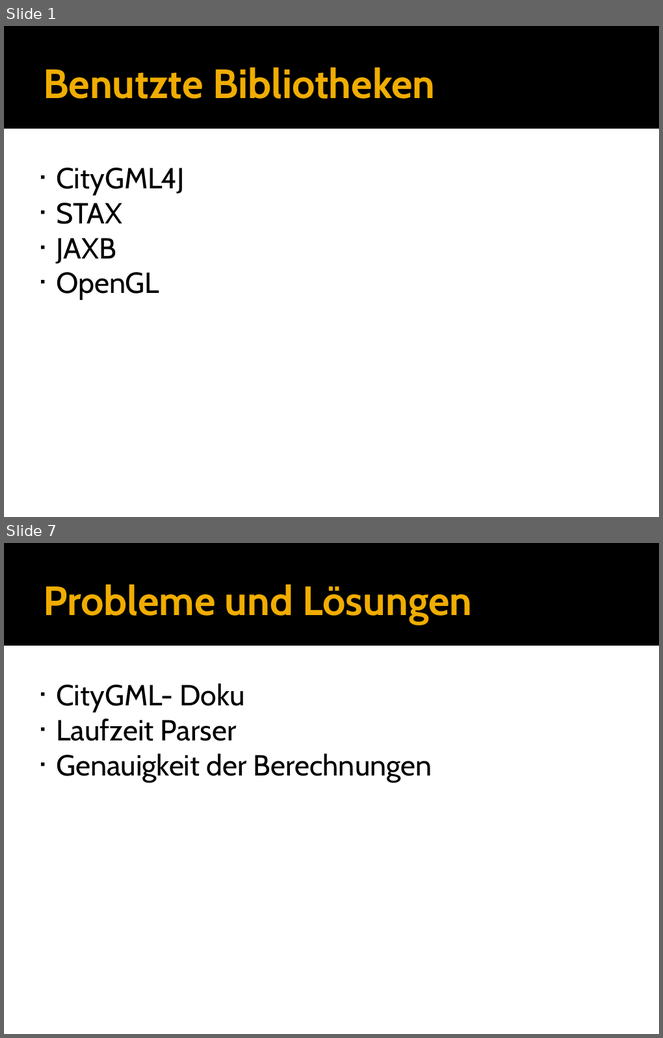
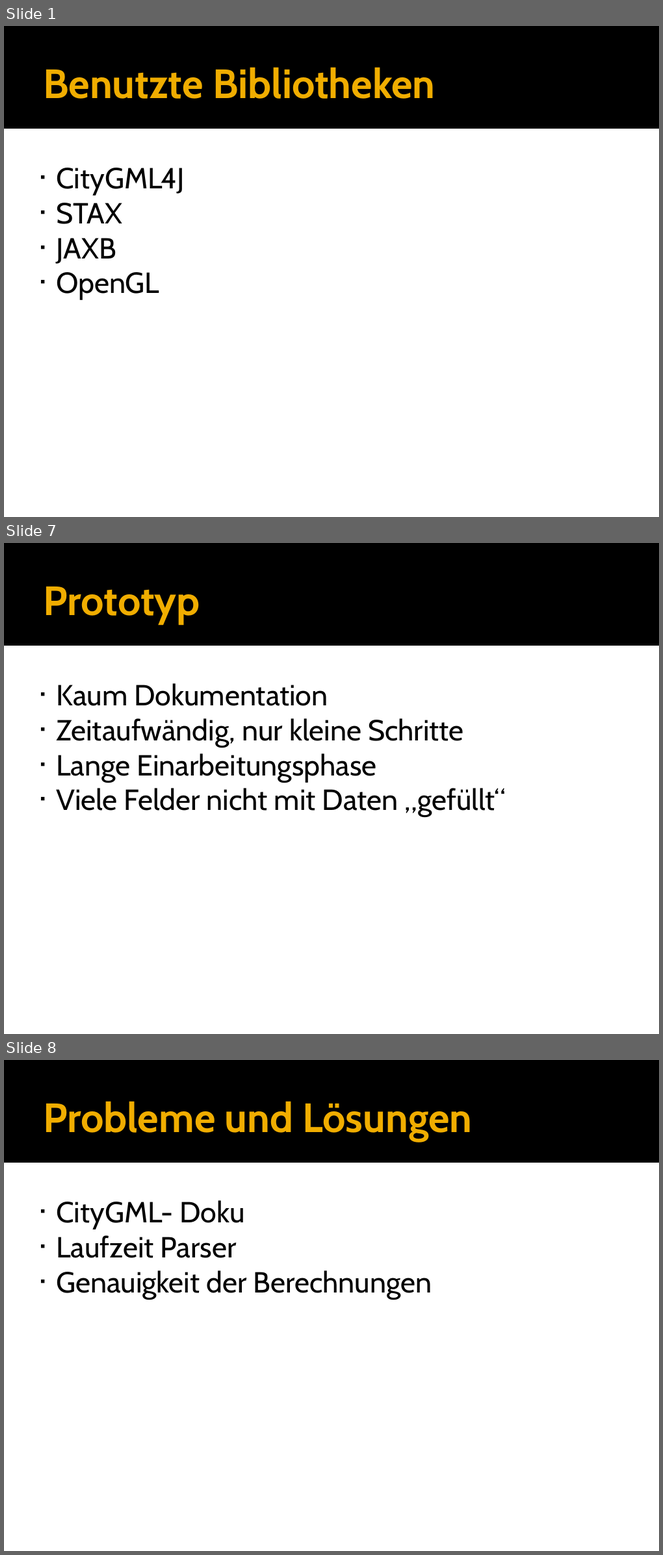
Before and after one commit to hft-swp/stuff, a slide deck: doku/Parser/Frank.pptx. Shown one above the other, each under a label of ours: slides 1 and 7 before the commit, slides 1, 7 and 8 after it; the slides between them are not shown. The pictures are 663x1038 and 663x1555 pixels, drawn with LibreOffice and Linux fonts; fonts in the diff are those of the drawing. Boxes give left, top, right and bottom in pixels: in the first picture for what was removed or moved away, otherwise in the second. Text is boxed around its words. In the diff, an @@ line names an element or a change of style, - is before the commit and + after.

```diff
--- a/doku/Parser/Frank.pptx
+++ b/doku/Parser/Frank.pptx
@@ slide 7 added at bbox=[4, 543, 659, 1034], background #FFFFFF; not listed: 1 template element that a slide beside it also shows @@
@@ text added at bbox=[43, 587, 200, 625], 45 pt, text #F0AD00, bold @@
+Prototyp
@@ text added at bbox=[56, 683, 506, 817], 32 pt, text #000000 @@
+■ Kaum Dokumentation
+■ Zeitaufwändig, nur kleine Schritte
+■ Lange Einarbeitungsphase
+■ Viele Felder nicht mit Daten „gefüllt“
@@ what was slide 7 is now slide 8 @@
```
Also in this commit, not shown: 8 slides changed, 1 other slide added, 1 slide removed, 1 other file.
